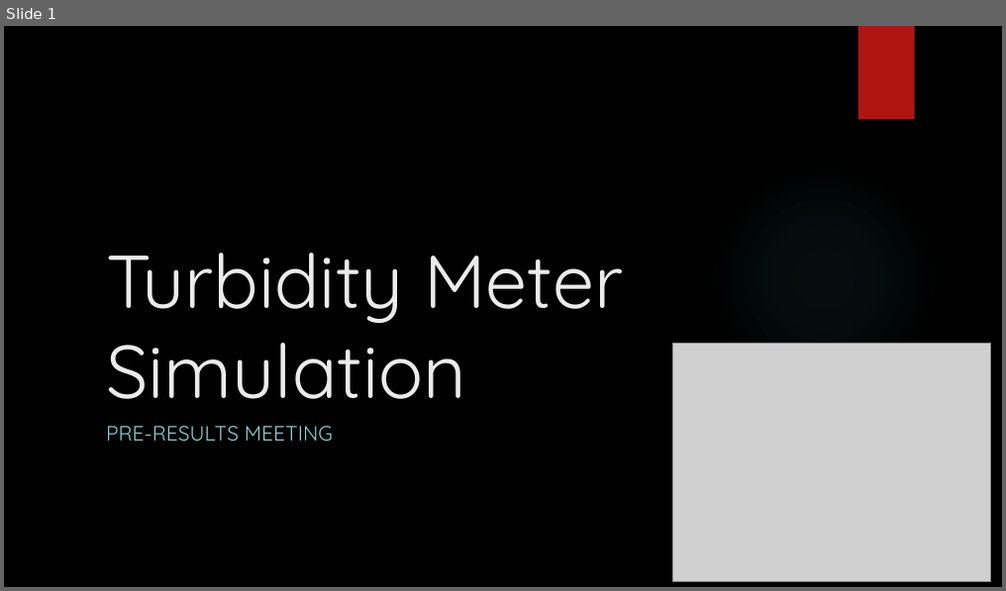
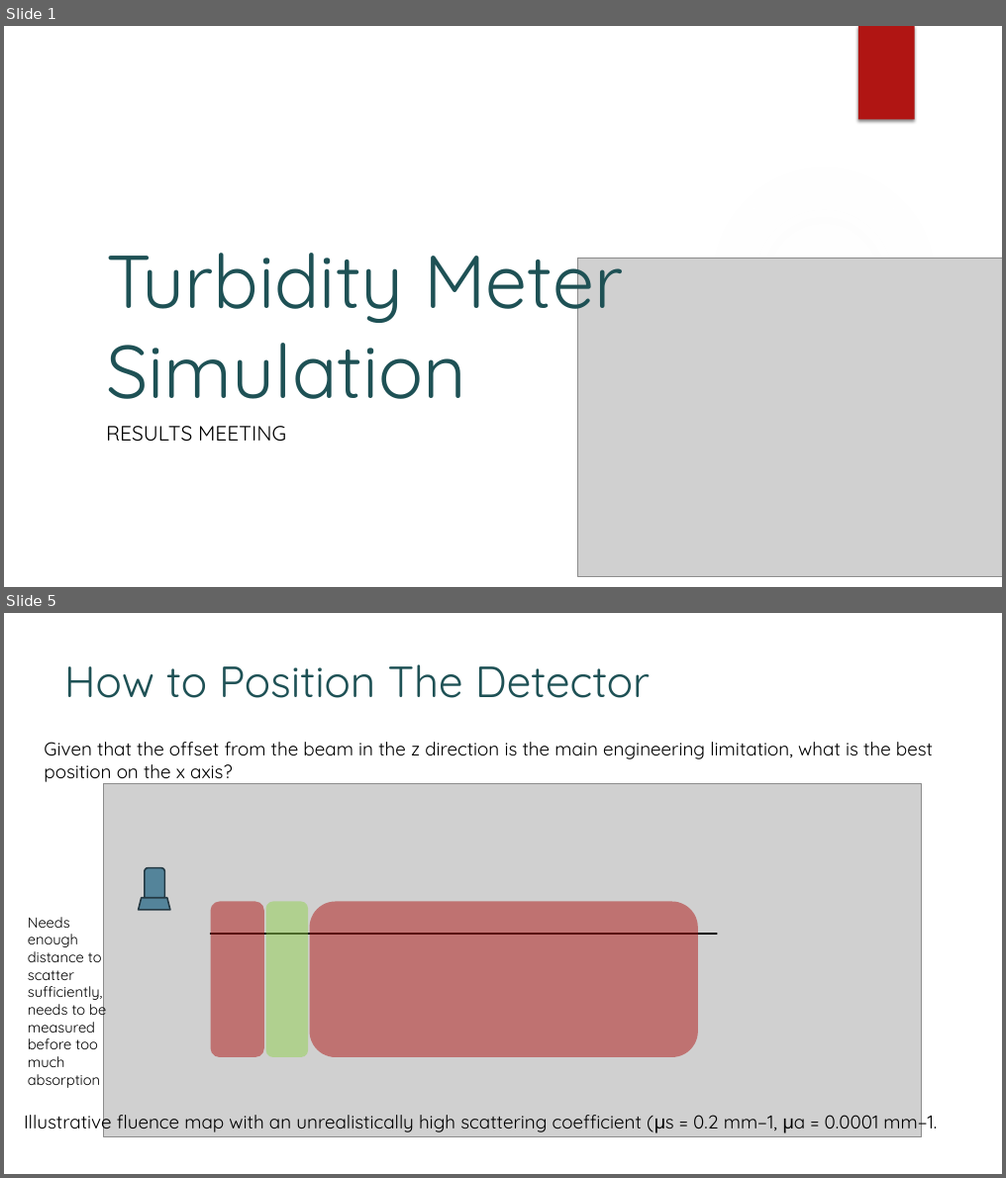
Before and after one commit to KAANVOLKAN05/GPGPU_Research, a slide deck: TurbidityMeterStudy/MonteCarloProj/Presentation for West River.pptx. Shown one above the other, each under a label of ours: slide 1 before the commit, slides 1 and 5 after it; the slides between them are not shown. The pictures are 1006x591 and 1006x1178 pixels, drawn with LibreOffice and Linux fonts; fonts in the diff are those of the drawing; grey boxes stand for pictures; background and template pictures are left out. Boxes give left, top, right and bottom in pixels: in the first picture for what was removed or moved away, otherwise in the second. Text is boxed around its words. In the diff, an @@ line names an element or a change of style, - is before the commit and + after.

```diff
--- a/TurbidityMeterStudy/MonteCarloProj/Presentation for West River.pptx
+++ b/TurbidityMeterStudy/MonteCarloProj/Presentation for West River.pptx
@@ slide 5 added at <box>4,613,1002,1174</box>, background #FFFFFF @@
@@ title added at <box>64,664,649,698</box>, 42 pt, text #1E5155 @@
+How to Position The Detector
@@ text added at <box>44,742,933,784</box>, 18 pt, text #000000 @@
+Given that the offset from the beam in the z direction is the main engineering limitation, what is the best position on the x axis?
@@ picture added at <box>104,783,921,1137</box> @@
@@ rounded rectangle added at <box>145,868,165,900</box>, fill #54849A, outline #253A43 1.5 pt @@
@@ trapezoid added at <box>138,898,170,910</box>, fill #54849A, outline #253A43 1.5 pt @@
@@ rounded rectangle added at <box>211,902,264,1058</box>, fill #B01513 at 50% opacity @@
@@ rounded rectangle added at <box>266,902,308,1058</box>, fill #92D050 at 50% opacity @@
@@ rounded rectangle added at <box>310,902,698,1058</box>, fill #B01513 at 50% opacity @@
@@ text added at <box>28,917,106,1088</box>, 14 pt, text #000000 @@
+Needs enough distance to scatter sufficiently, needs to be measured before too much absorption
@@ line added from (211, 934) to (717, 934), #000000 1.5 pt @@
@@ text added at <box>24,1109,937,1135</box>, 18 pt, text #000000 @@
+Illustrative fluence map with an unrealistically high scattering coefficient (μs = 0.2 mm−1, μa = 0.0001 mm−1.
@@ slide 1 changed as well @@
@@ background picture (left out) to #FFFFFF @@
@@ title "Turbidity Meter Simulation" at <box>106,253,623,399</box>: text colour #EBEBEB to #1E5155 @@
@@ ellipse at <box>709,163,939,393</box>: fill gradient #50B9C1 to gradient #F3F3F3 @@
@@ picture: place and size @@
-picture at <box>673,344,991,581</box>
+picture at <box>578,258,1002,576</box>
@@ subtitle at <box>106,426,286,442</box>: text changed; text colour #8AD0D6 to #000000 @@
-PRE-RESULTS MEETING
+RESULTS MEETING
```
Also in this commit, not shown: 24 other slides changed, 18 other slides added, 1 slide removed.
